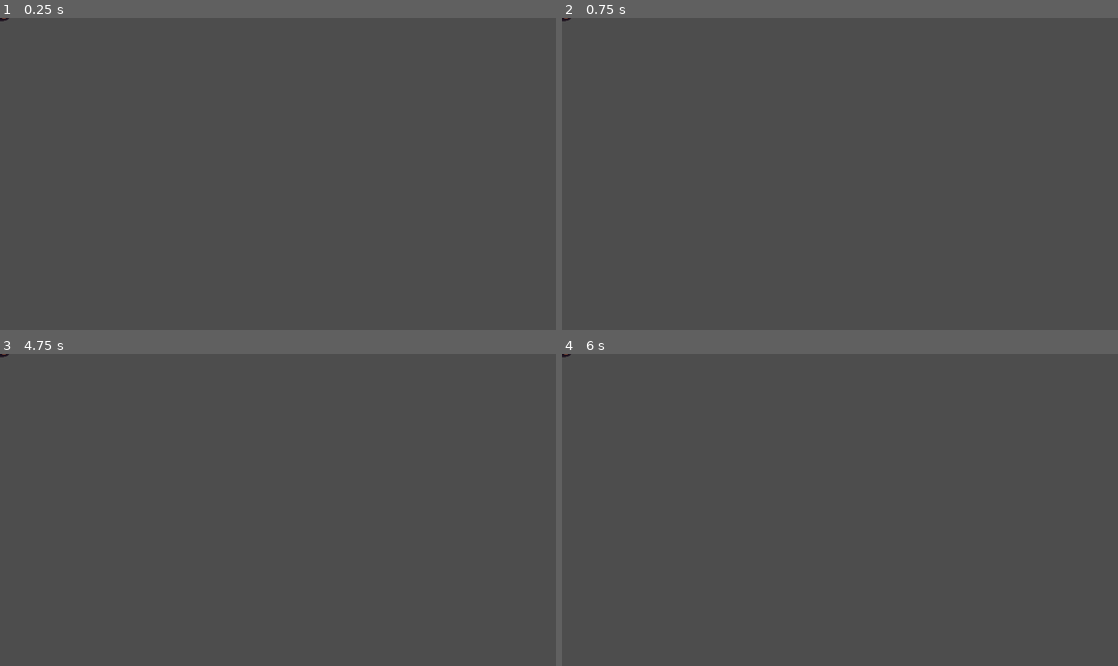
Above: before the commit, frames 1-4 (two rows, left to right).
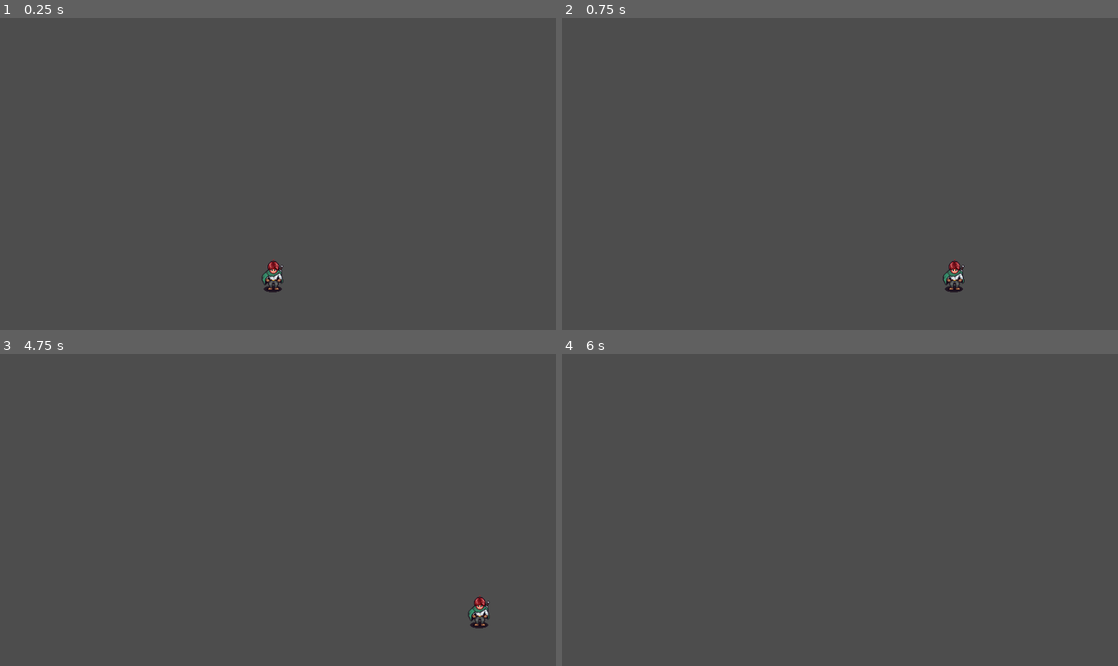
Above: after the commit, the same moments.

Repository: SpooderButt/Tutorial_RPG
Game: Godot game, scene res://playground.tscn
Two runs of this game, one before a commit and one after it. Both use one fixed random seed, a clock stepped at 60 frames per second and the inputs below. Before the commit the project starts from res://Assets/Scripts/playground.tscn.
Inputs:
- Up to frame 1 (0.25 s): no input
- Up to frame 2 (0.75 s): tap Enter at 0.5 s; hold D (right) from 0.53 s (still down)
- Up to frame 3 (4.75 s): release D (right) at 1.28 s; hold S (down) 1.28-2.03 s; tap Space at 2, 3.5 s; hold D (right) 2.03-2.78 s; tap Enter at 2.75, 4.25 s; hold W (up) 2.78-3.53 s; hold A (left) from 3.53 s (still down)
- Up to frame 4 (6 s): release A (left) at 5.03 s; hold S (down) 5.03-5.78 s; tap Space at 5.75 s; hold D (right) from 5.78 s (still down)

The runs differ from the first frame. In frame 1, 0.3% of the frame differs, in the area x 0-51%, y 0-88%; in frame 2, 0.3%; in frame 3, 0.3%; in frame 4, less than 0.1%.

Commit message:
Fixed issue not playing animation

Diff:
--- a/beginning_rpg/Assets/Scripts/playground.tscn
+++ /dev/null
@@ -1,13 +0,0 @@
-[gd_scene load_steps=3 format=3 uid="uid://cuq8fo3o7myl8"]
-
-[ext_resource type="PackedScene" uid="uid://5nlehe6f66ku" path="res://player.tscn" id="1_120ew"]
-[ext_resource type="Texture2D" uid="uid://b3vt73a8kxcol" path="res://Assets/Sprites/ExamplePlayerSprite.png" id="2_agc6o"]
-
-[node name="Playground" type="Node2D"]
-
-[node name="Player" parent="." instance=ExtResource("1_120ew")]
-
-[node name="ExamplePlayerSprite" type="Sprite2D" parent="."]
-position = Vector2(0, -20)
-texture = ExtResource("2_agc6o")
-hframes = 22
--- a/beginning_rpg/player.gd
+++ b/beginning_rpg/player.gd
@@ -1,11 +1,12 @@
 class_name Player extends CharacterBody2D
 
-var move_speed : float = 100
+var move_speed : float = 1000
 
 func _ready() -> void:
 	pass
 
-func _process(delta: float) -> void:
+func _process(delta):
+
 	var direction : Vector2 = Vector2.ZERO
 
 	direction.x = Input.get_action_strength("right") - Input.get_action_strength("left")
@@ -13,4 +14,7 @@
 
 	velocity = direction * move_speed
 
-	print("hello world")
+	pass
+
+func _physics_process( delta ):
+	move_and_slide()
--- a/beginning_rpg/player.tscn
+++ b/beginning_rpg/player.tscn
@@ -1,6 +1,7 @@
-[gd_scene load_steps=3 format=3 uid="uid://5nlehe6f66ku"]
+[gd_scene load_steps=4 format=3 uid="uid://5nlehe6f66ku"]
 
 [ext_resource type="Script" uid="uid://rr1fv7afihb4" path="res://player.gd" id="1_4flbx"]
+[ext_resource type="Texture2D" uid="uid://b3vt73a8kxcol" path="res://Assets/Sprites/ExamplePlayerSprite.png" id="2_onrkg"]
 
 [sub_resource type="CircleShape2D" id="CircleShape2D_edjgo"]
 
@@ -10,4 +11,8 @@
 [node name="CollisionShape2D" type="CollisionShape2D" parent="."]
 shape = SubResource("CircleShape2D_edjgo")
 
-[node name="Sprite2D" type="Sprite2D" parent="."]
+[node name="ExamplePlayerSprite" type="Sprite2D" parent="."]
+texture_filter = 1
+position = Vector2(420, 397)
+texture = ExtResource("2_onrkg")
+hframes = 21
--- /dev/null
+++ b/beginning_rpg/playground.tscn
@@ -0,0 +1,7 @@
+[gd_scene load_steps=2 format=3 uid="uid://cuq8fo3o7myl8"]
+
+[ext_resource type="PackedScene" uid="uid://5nlehe6f66ku" path="res://player.tscn" id="1_wt17y"]
+
+[node name="Playground" type="Node2D"]
+
+[node name="Player" parent="." instance=ExtResource("1_wt17y")]
--- a/beginning_rpg/project.godot
+++ b/beginning_rpg/project.godot
@@ -28,21 +28,33 @@
 up={
 "deadzone": 0.2,
 "events": [Object(InputEventKey,"resource_local_to_scene":false,"resource_name":"","device":-1,"window_id":0,"alt_press …(192 unchanged characters)…
+, Object(InputEventKey,"resource_local_to_scene":false,"resource_name":"","device":-1,"window_id":0,"alt_pressed":false,"shift_pressed":false,"ctrl_pressed":false,"meta_pressed":false,"pressed":false,"keycode":0,"physical_keycode":4194320,"key_label":0,"unicode":0,"location":0,"echo":false,"script":null)
+, Object(InputEventJoypadMotion,"resource_local_to_scene":false,"resource_name":"","device":-1,"axis":1,"axis_value":-1.0,"script":null)
+, Object(InputEventJoypadButton,"resource_local_to_scene":false,"resource_name":"","device":-1,"button_index":11,"pressure":0.0,"pressed":true,"script":null)
 ]
 }
 down={
 "deadzone": 0.2,
 "events": [Object(InputEventKey,"resource_local_to_scene":false,"resource_name":"","device":-1,"window_id":0,"alt_press …(192 unchanged characters)…
+, Object(InputEventKey,"resource_local_to_scene":false,"resource_name":"","device":-1,"window_id":0,"alt_pressed":false,"shift_pressed":false,"ctrl_pressed":false,"meta_pressed":false,"pressed":false,"keycode":0,"physical_keycode":4194322,"key_label":0,"unicode":0,"location":0,"echo":false,"script":null)
+, Object(InputEventJoypadMotion,"resource_local_to_scene":false,"resource_name":"","device":-1,"axis":1,"axis_value":1.0,"script":null)
+, Object(InputEventJoypadButton,"resource_local_to_scene":false,"resource_name":"","device":-1,"button_index":12,"pressure":0.0,"pressed":true,"script":null)
 ]
 }
 left={
 "deadzone": 0.2,
 "events": [Object(InputEventKey,"resource_local_to_scene":false,"resource_name":"","device":-1,"window_id":0,"alt_press …(191 unchanged characters)…
+, Object(InputEventKey,"resource_local_to_scene":false,"resource_name":"","device":-1,"window_id":0,"alt_pressed":false,"shift_pressed":false,"ctrl_pressed":false,"meta_pressed":false,"pressed":false,"keycode":0,"physical_keycode":4194319,"key_label":0,"unicode":0,"location":0,"echo":false,"script":null)
+, Object(InputEventJoypadMotion,"resource_local_to_scene":false,"resource_name":"","device":-1,"axis":0,"axis_value":-1.0,"script":null)
+, Object(InputEventJoypadButton,"resource_local_to_scene":false,"resource_name":"","device":-1,"button_index":13,"pressure":0.0,"pressed":true,"script":null)
 ]
 }
 right={
 "deadzone": 0.2,
 "events": [Object(InputEventKey,"resource_local_to_scene":false,"resource_name":"","device":-1,"window_id":0,"alt_press …(192 unchanged characters)…
+, Object(InputEventKey,"resource_local_to_scene":false,"resource_name":"","device":-1,"window_id":0,"alt_pressed":false,"shift_pressed":false,"ctrl_pressed":false,"meta_pressed":false,"pressed":false,"keycode":0,"physical_keycode":4194321,"key_label":0,"unicode":0,"location":0,"echo":false,"script":null)
+, Object(InputEventJoypadMotion,"resource_local_to_scene":false,"resource_name":"","device":-1,"axis":0,"axis_value":1.0,"script":null)
+, Object(InputEventJoypadButton,"resource_local_to_scene":false,"resource_name":"","device":-1,"button_index":14,"pressure":0.0,"pressed":true,"script":null)
 ]
 }
 
